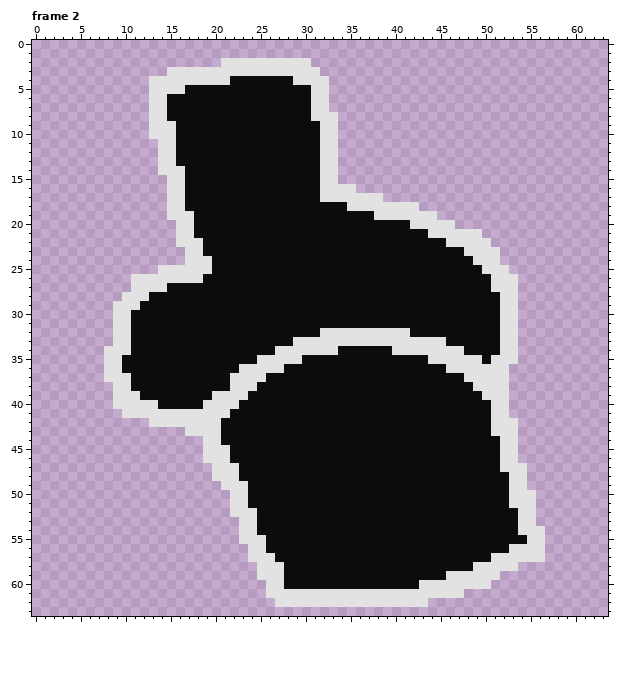
Pixel-art file, stored at .dev/aseprite/1.xb/SettingsMenu_SincoCursor.aseprite. This is how it looked before the edit.
64x64 pixels, 2 frames. Shown: frame 2. The commit also changed other frames, which this record leaves out.
The result:
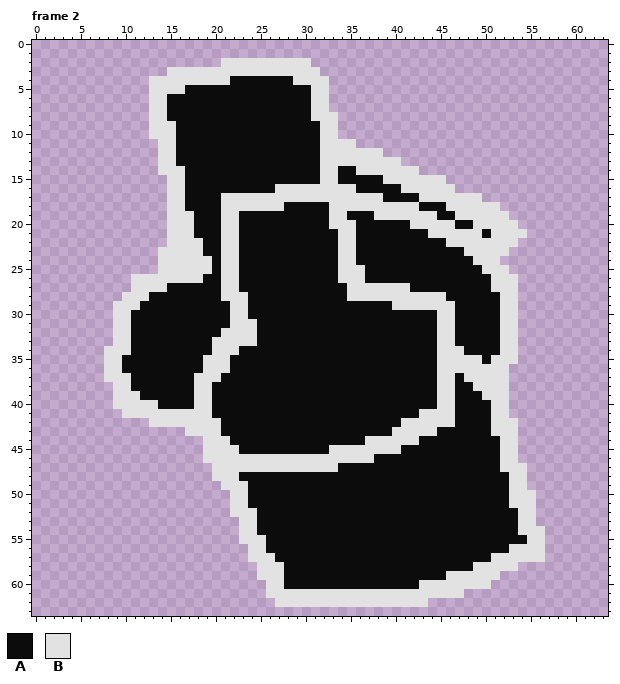
Palette (. is transparent): A #0c0c0c  B #e2e2e2
Difference:
layer "Layer 1" now shown
layer "Layer 3" added
Frame 2, layers "Layer 3", "Layer 1":
y 11: x 34..35 .. -> BB
y 12: x 34..38 ..... -> BBBBB
y 13: x 34..40 ....... -> BBBBBBB
y 14: x 34..42 ......... -> AABBBBBBB
y 15: x 34..45 ............ -> AAAAABBBBBBB
y 16: x 27..31 AAAAA -> BBBBB; x 36..46 ........... -> AAAAABBBBBB
y 17: x 21..31 AAAAAAAAAAA -> BBBBBBBBBBB; x 39..49 ........... -> AAAABBBBBBB
y 18: x 21..27 AAAAAAA -> BBBBBBB; x 33..34 AA -> BB; x 43..51 ......... -> AAABBBBBB
y 19: x 21..22 AA -> BB; x 33..34 AA -> BB; x 45..52 ........ -> AABBBBBB
y 20: x 15 . -> B; x 21..22 AA -> BB; x 33..35 AAA -> BBB; x 47..53 ....... -> AABBBBB
y 21: x 15 . -> B; x 21..22 AA -> BB; x 34..35 AA -> BB; x 50..54 ..... -> ABBBB
y 22: x 15 . -> B; x 21..22 AA -> BB; x 34..35 AA -> BB; x 51..53 ... -> BBB
y 23: x 14..16 ... -> BBB; x 21..22 AA -> BB; x 34..35 AA -> BB; x 52 . -> B
y 24: x 14..16 ... -> BBB; x 21..22 AA -> BB; x 34..35 AA -> BB
y 25..26: x 21..22 AA -> BB; x 34..36 AAA -> BBB
y 27: x 21..22 AA -> BB; x 35..41 AAAAAAA -> BBBBBBB
y 28: x 21..23 AAA -> BBB; x 35..45 AAAAAAAAAAA -> BBBBBBBBBBB
y 29: x 22..23 AA -> BB; x 40..46 AAAAAAA -> BBBBBBB
y 30: x 22..23 AA -> BB; x 45..46 AA -> BB
y 31: x 22..24 AAA -> BBB; x 45..46 AA -> BB
y 32: x 21..24 AAAA -> BBBB; x 32..41 BBBBBBBBBB -> AAAAAAAAAA; x 45..46 AA -> BB
y 33: x 20..24 AAAAA -> BBBBB; x 29..44 BBBBBBBBBBBBBBBB -> AAAAAAAAAAAAAAAA; x 46 A -> B
y 34: x 20..22 AAA -> BBB; x 27..33 BBBBBBB -> AAAAAAA; x 40..44 BBBBB -> AAAAA
y 35: x 19..21 AAA -> BBB; x 25..29 BBBBB -> AAAAA; x 44 B -> A
y 36: x 19..21 AAA -> BBB; x 23..27 BBBBB -> AAAAA; x 45 A -> B
y 37: x 18..20 AAA -> BBB; x 22..25 BBBB -> AAAA; x 45..46 AA -> BB
y 38: x 18..19 AA -> BB; x 22..24 BBB -> AAA; x 45..46 AA -> BB
y 39: x 18..23 AABBBB -> BBAAAA; x 45..46 AA -> BB
y 40: x 18 A -> B; x 20..22 BBB -> AAA; x 45..46 AA -> BB
y 41: x 20..21 BB -> AA; x 43..46 AAAA -> BBBB
y 42: x 41..46 AAAAAA -> BBBBBB
y 43: x 40..44 AAAAA -> BBBBB
y 44: x 21 A -> B; x 37..42 AAAAAA -> BBBBBB
y 45: x 22 A -> B; x 33..40 AAAAAAAA -> BBBBBBBB
y 46: x 22..37 AAAAAAAAAAAAAAAA -> BBBBBBBBBBBBBBBB
y 47: x 23..33 AAAAAAAAAAA -> BBBBBBBBBBB
